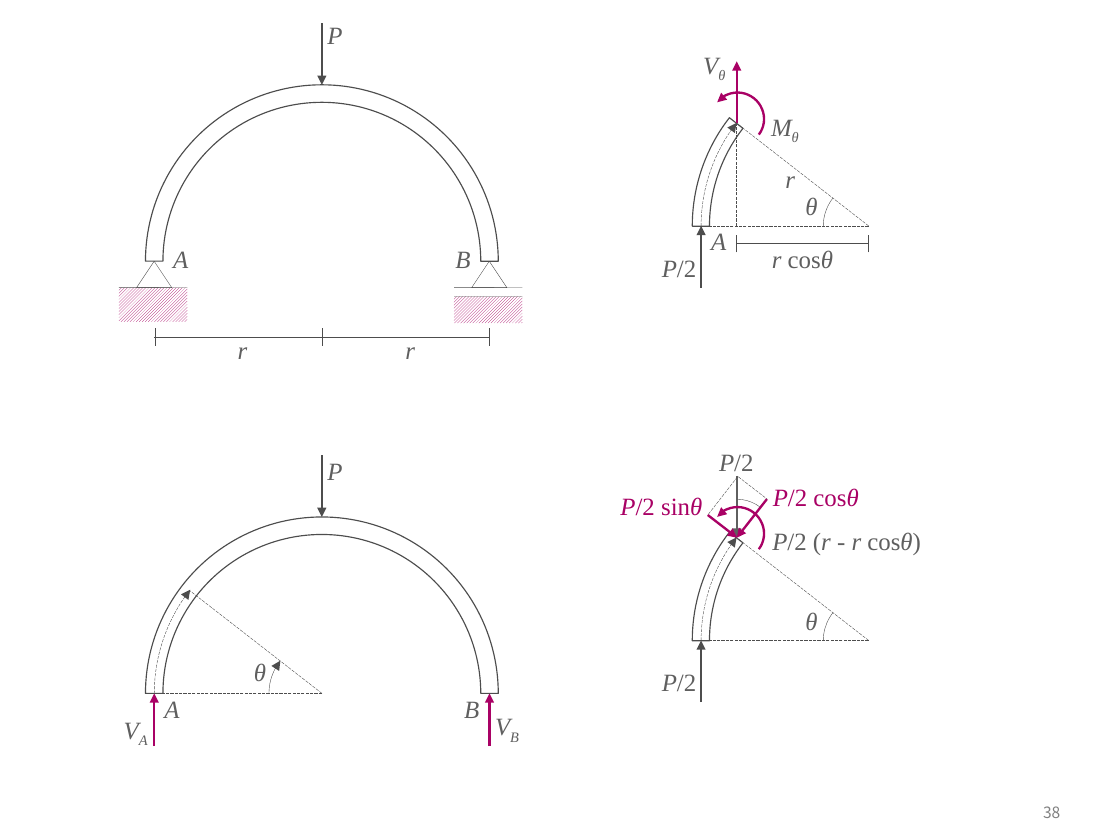
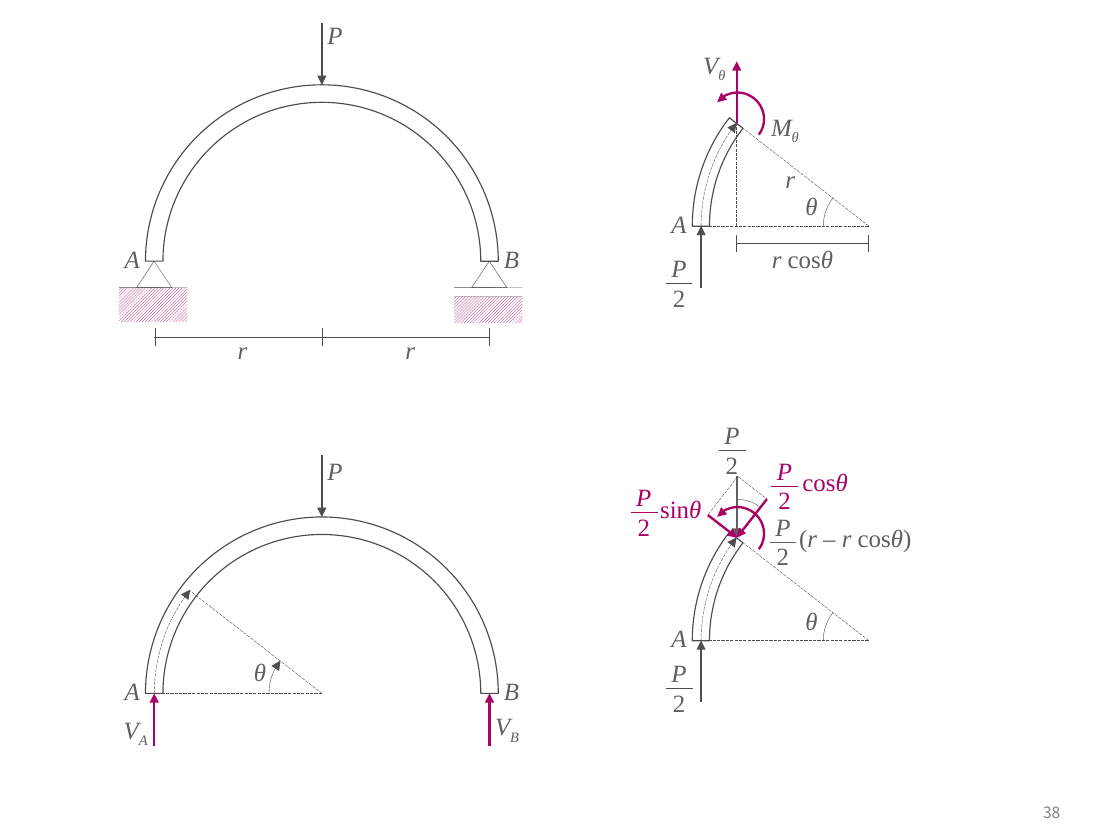
Before and after one commit to ironbell87/structural_mechanics_II, a slide deck: slide 38 of figures.pptx. Drawn at 1120x840 pixels with LibreOffice and Linux fonts; fonts in the diff are those of the drawing. Boxes give left, top, right and bottom in pixels: in the first picture for what was removed or moved away, otherwise in the second. Text is boxed around its words. In the diff, an @@ line names an element or a change of style, - is before the commit and + after.

```diff
--- a/figures.pptx
+++ b/figures.pptx
@@ text "A" moved from (x1=711, y1=233, x2=726, y2=250) to (x1=671, y1=216, x2=686, y2=233) @@
@@ text "A" moved from (x1=173, y1=251, x2=188, y2=268) to (x1=125, y1=251, x2=140, y2=268) @@
@@ text "B" moved from (x1=455, y1=251, x2=470, y2=268) to (x1=504, y1=251, x2=519, y2=268) @@
@@ text at (x1=671, y1=260, x2=686, y2=307): text changed; italic on @@
-P/2
+P
+2
@@ line added from (665, 283) to (692, 283), #4D4D4D 0.25 pt @@
@@ text at (x1=724, y1=427, x2=739, y2=481): text changed; italic on @@
-P/2
+P
+2
@@ text at (x1=802, y1=473, x2=847, y2=492): text changed @@
-P/2 cosθ
+cosθ
@@ text at (x1=660, y1=500, x2=701, y2=519): text changed @@
-P/2 sinθ
+sinθ
@@ text at (x1=799, y1=529, x2=912, y2=552): text changed @@
-P/2 (r - r cosθ)
+(r – r cosθ)
@@ group added at (x1=631, y1=450, x2=797, y2=689): 5 lines, 4 texts @@
+P
+2
+P
+2
+P
+2
+A
@@ text "A" moved from (x1=164, y1=701, x2=179, y2=718) to (x1=125, y1=683, x2=140, y2=700) @@
@@ text "B" moved from (x1=464, y1=701, x2=479, y2=718) to (x1=504, y1=683, x2=519, y2=700) @@
@@ text at (x1=671, y1=665, x2=686, y2=712): text changed; italic on @@
-P/2
+P
+2
```
Also in this commit, not shown: 1 other slide changed, 8 other files.
